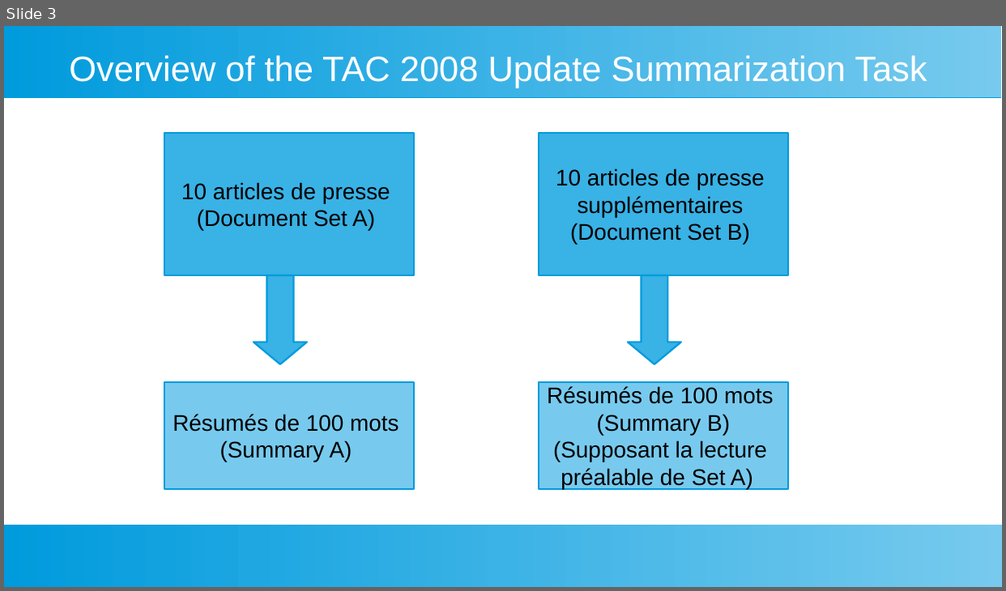
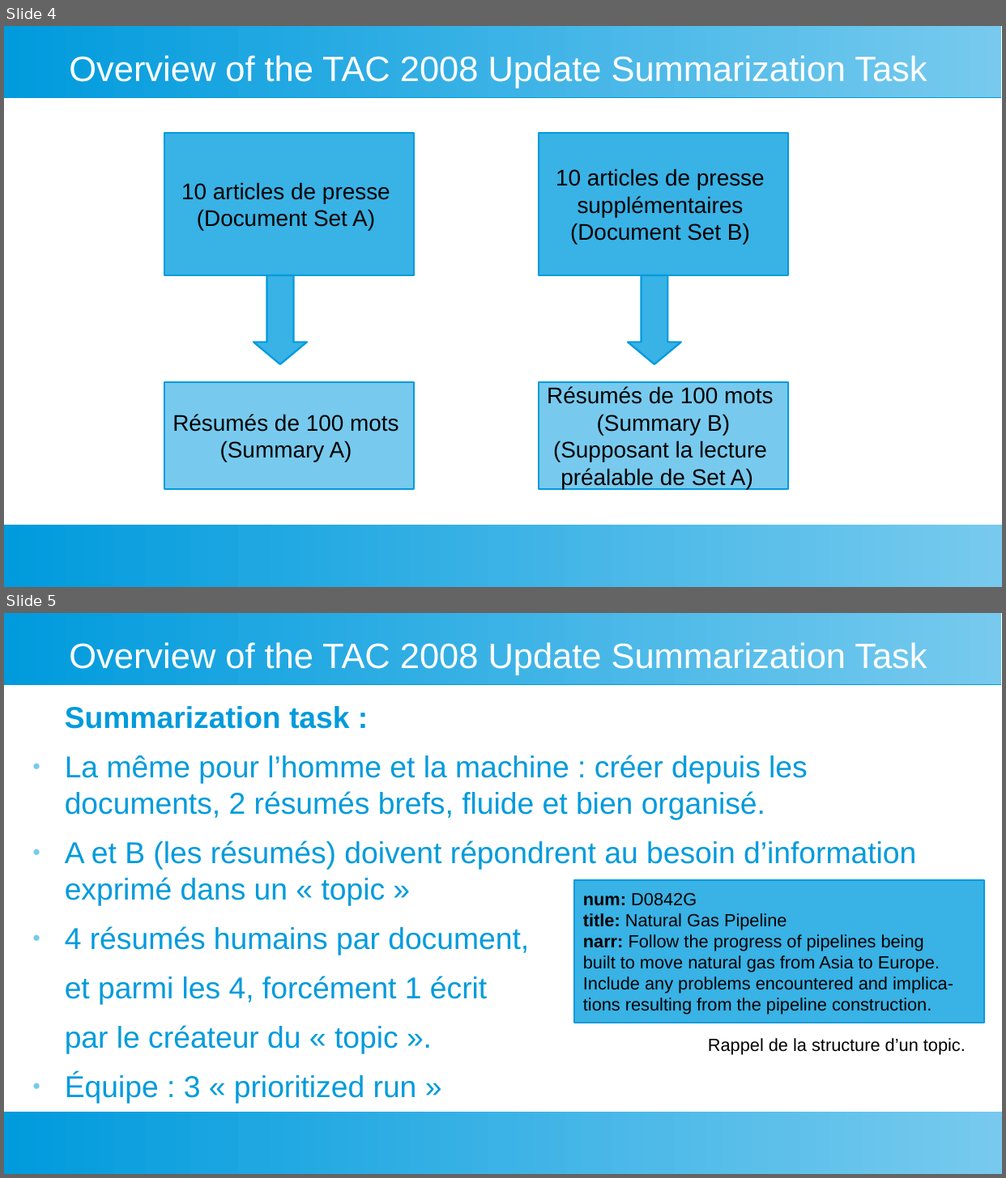
Before and after one commit to fannybachey/stage_2024, a slide deck: presentation/presentation_2.odp. Shown one above the other, each under a label of ours: slide 3 before the commit, slides 4 and 5 after it. The pictures are 1006x591 and 1006x1178 pixels, drawn with LibreOffice and Linux fonts; fonts in the diff are those of the drawing. Boxes give left, top, right and bottom in pixels: in the first picture for what was removed or moved away, otherwise in the second. Text is boxed around its words. In the diff, an @@ line names an element or a change of style, - is before the commit and + after.

```diff
--- a/presentation/presentation_2.odp
+++ b/presentation/presentation_2.odp
@@ slide 5 added at <box>4,613,1002,1174</box>, background #FFFFFF; not listed: 2 template elements that a slide beside it also shows @@
@@ title added at <box>69,642,927,675</box>, 28 pt, text #FFFFFF @@
+Overview of the TAC 2008 Update Summarization Task
@@ text added at <box>65,706,916,1104</box>, 24 pt, text #009BDD @@
+Summarization task :
+● La même pour l’homme et la machine : créer depuis les documents, 2 résumés brefs, fluide et bien organisé.
+● A et B (les résumés) doivent répondrent au besoin d’information exprimé dans un « topic »
+● 4 résumés humains par document,
+et parmi les 4, forcément 1 écrit
+par le créateur du « topic ».
+● Équipe : 3 « prioritized run »
@@ rectangle added at <box>574,880,985,1022</box>, fill #39B2E5, outline #009BDD 1.42 pt, 14 pt, text #000000 @@
+num: D0842G
+title: Natural Gas Pipeline
+narr: Follow the progress of pipelines being
+built to move natural gas from Asia to Europe.
+Include any problems encountered and implica-
+tions resulting from the pipeline construction.
@@ text added at <box>708,1038,965,1055</box>, 14 pt, text #000000 @@
+Rappel de la structure d’un topic.
@@ what was slide 3 is now slide 4 @@
```
Also in this commit, not shown: 1 slide changed, 2 other slides added, 14 other files.
